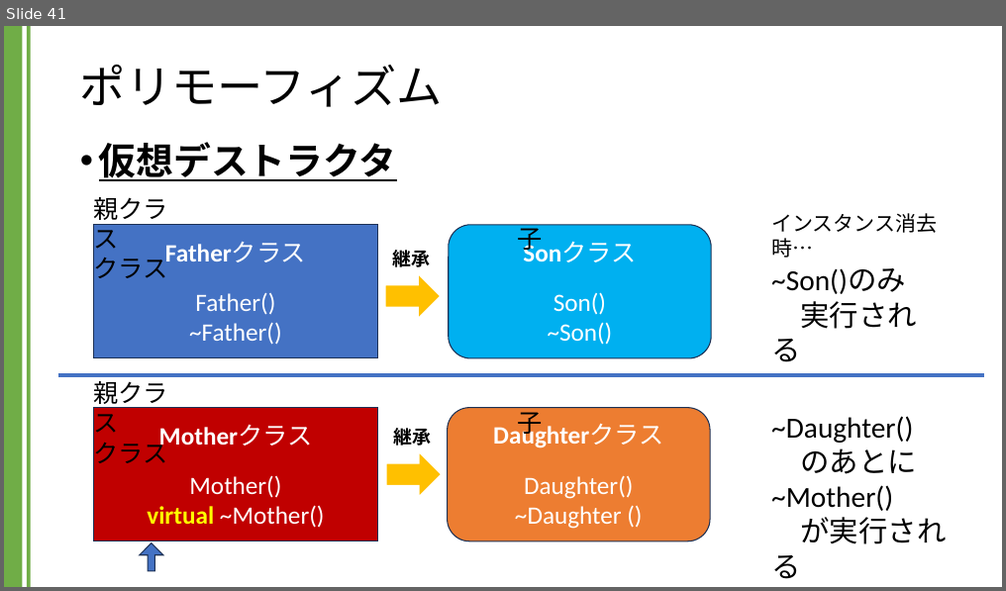
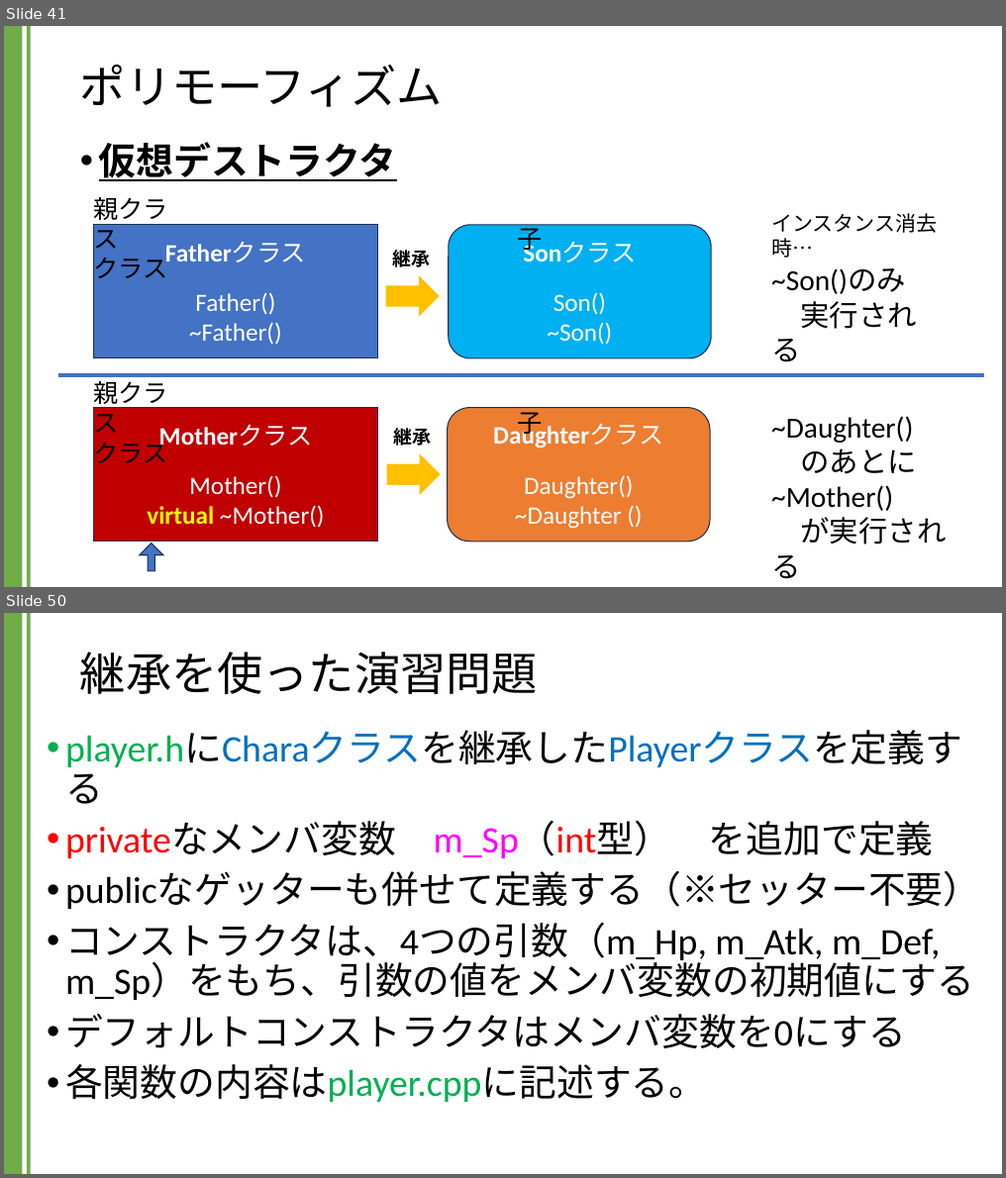
Before and after one commit to kic-murata/cpp2024, a slide deck: 授業資料/講義資料：継承とポリモーフィズム.pptx. Shown one above the other, each under a label of ours: slide 41 before the commit, slides 41 and 50 after it; the slides between them are not shown. The pictures are 1006x591 and 1006x1178 pixels, drawn with LibreOffice and Linux fonts; fonts in the diff are those of the drawing. Boxes give left, top, right and bottom in pixels: in the first picture for what was removed or moved away, otherwise in the second. Text is boxed around its words. In the diff, an @@ line names an element or a change of style, - is before the commit and + after.

```diff
--- a/授業資料/講義資料：継承とポリモーフィズム.pptx
+++ b/授業資料/講義資料：継承とポリモーフィズム.pptx
@@ slide 50 added at <box>4,613,1002,1174</box>, background #FFFFFF; not listed: 2 template elements that a slide beside it also shows @@
@@ title added at <box>80,652,538,694</box>, 44 pt, text #000000 @@
+継承を使った演習問題
@@ text added at <box>65,730,981,1102</box>, 36 pt, text #000000 @@
+• player.hにCharaクラスを継承したPlayerクラスを定義する
+• privateなメンバ変数 m_Sp（int型） を追加で定義
+• publicなゲッターも併せて定義する（※セッター不要）
+• コンストラクタは、4つの引数（m_Hp, m_Atk, m_Def, m_Sp）をもち、引数の値をメンバ変数の初期値にする
+• デフォルトコンストラクタはメンバ変数を0にする
+• 各関数の内容はplayer.cppに記述する。
```
Also in this commit, not shown: 1 slide changed, 9 other slides added.
